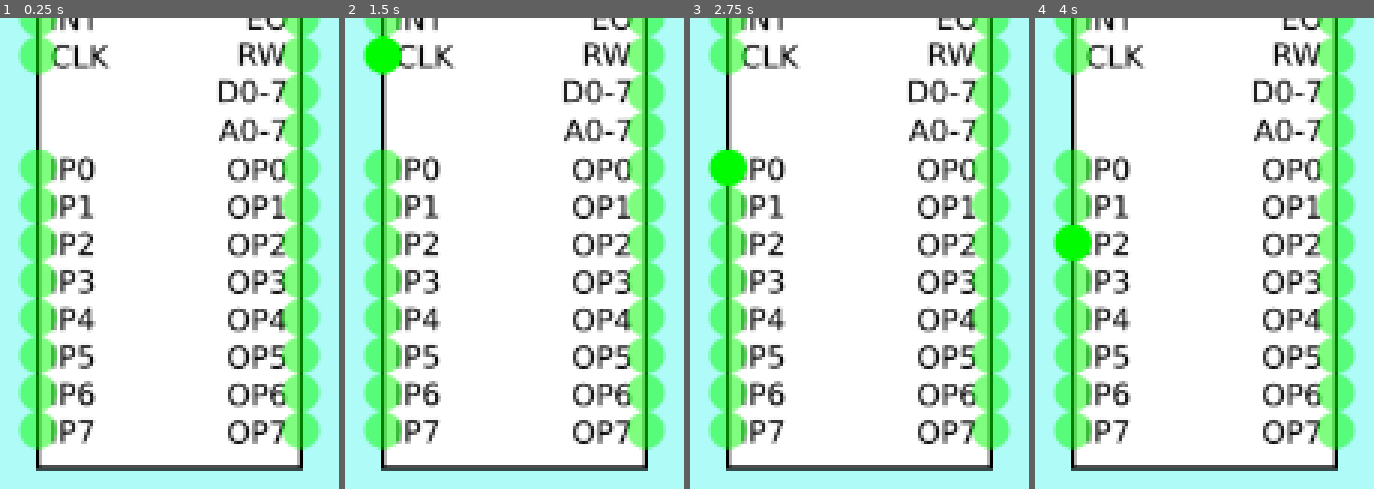
Above: before the commit, frames 1-4 (left to right).
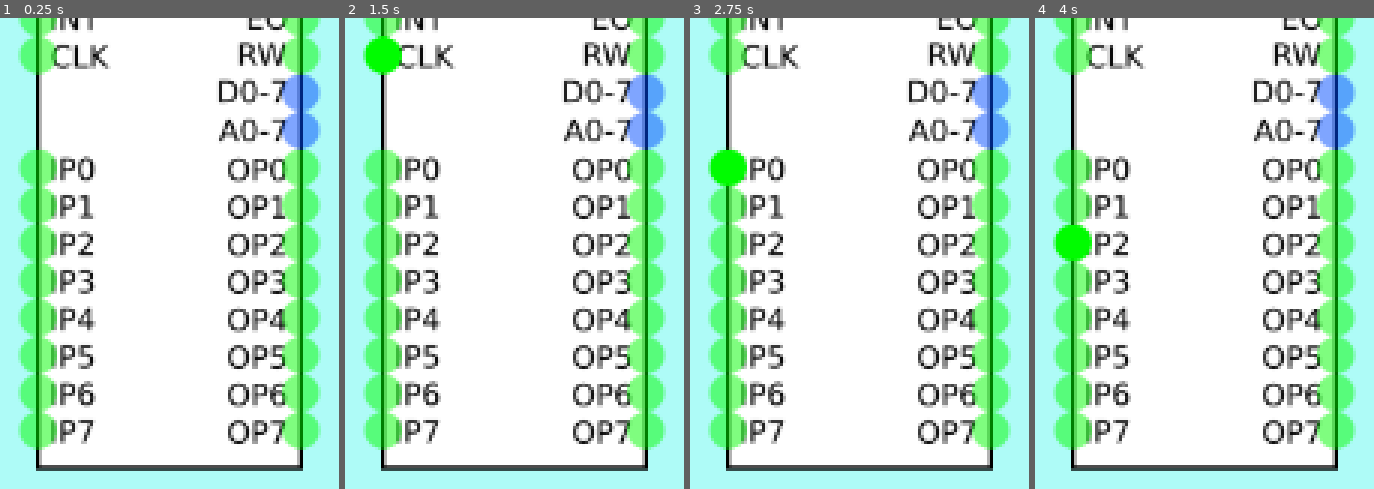
Above: after the commit, the same moments.

Repository: andrew-wilkes/digital-logic
Game: Godot game, scene res://parts/blocks/CPU.tscn
The game is run twice, just before and just after one commit, with the same random seed, the same clock (stepped at 60 frames per second) and the same inputs. This scene is started directly instead of the project's main scene.
Inputs (mouse positions are in pixels of both pictures, inside the frame that each line leads up to):
- Up to frame 1 (0.25 s): no input
- Up to frame 2 (1.5 s): tap Enter at 0.5 s; move the mouse to (514, 206) at 0.52 s; click (514, 206) at 0.67 s; tap Space at 1.25 s; move the mouse to (382, 55) at 1.27 s; click (382, 55) at 1.42 s
- Up to frame 3 (2.75 s): tap Enter at 2 s; move the mouse to (727, 168) at 2.02 s; click (727, 168) at 2.17 s
- Up to frame 4 (4 s): tap Space at 2.75 s; move the mouse to (1072, 206) at 2.77 s; click (1072, 206) at 2.92 s; tap Enter at 3.5 s; move the mouse to (1072, 244) at 3.52 s; click (1072, 244) at 3.67 s

The runs differ from the first frame. In frame 1, 1.5% of the frame differs, in the area x 83-95%, y 12-29%; in frame 2, 1.5%; in frame 3, 1.5%; in frame 4, 1.5%.

Commit message:
Create Bus part

Diff:
--- /dev/null
+++ b/game/parts/blocks/Bus.gd
@@ -0,0 +1,90 @@
+extends Part
+
+var labels =  []
+var resizing = false
+
+func _ready():
+	z_index = 1 # Display above wires
+	set_size()
+	$Inputs.position = Vector2(0, 0)
+	$Outputs.position = Vector2(0, 0)
+	$Area2D.position = Vector2(0, 0)
+	allow_testing()
+	connect_signals()
+	var i = 0
+	for pin in $Inputs.get_children():
+		inputs.append(false)
+		pin.id = i
+		connect_pin(pin)
+		i += 1
+	i = 0
+	for node in $Outputs.get_children():
+		node.id = i
+		node.is_output = true
+		connect_pin(node)
+		outputs.append(false)
+		i += 1
+
+
+func set_size():
+	var length = get_length()
+	$Symbol.points[1].y = length
+	$Symbol.position.y = -length / 2
+	$VBox.rect_size.y = length
+	$VBox.rect_position.y = -length / 2
+
+
+func update_output(pin, state):
+	# Only update on change of state
+	if inputs[pin.id] == state:
+		return
+	if pin.state_changed():
+		pinclick(pin)
+		unstable()
+		return
+	inputs[pin.id] = state
+	if !pin.was_connected_to:
+		pin.was_connected_to = true
+
+
+func _on_TopHandle_button_down():
+	resizing = true
+
+
+func _on_TopHandle_button_up():
+	resizing = false
+
+
+func _on_TopHandle_gui_input(event):
+	resize(event)
+
+
+func _on_BottomHandle_button_down():
+	resizing = true
+
+
+func _on_BottomHandle_button_up():
+	resizing = false
+
+
+func _on_BottomHandle_gui_input(event):
+	resize(event)
+
+
+func resize(event):
+	if resizing and event is InputEventMouseMotion:
+		print(event.position)
+
+
+func get_length():
+	return 40 * ($Inputs.get_child_count() + 1)
+
+
+func get_min_length():
+	# Count connected pins
+	var n = 1
+	for i in $Inputs.get_child_count():
+		if i > 1:
+			if $Inputs.get_child(i).wires.size() > 0 or $Outputs.get_child(i).wires.size() > 0:
+				n = i
+	return n + 1
--- /dev/null
+++ b/game/parts/blocks/Bus.tscn
@@ -0,0 +1,92 @@
+[gd_scene load_steps=7 format=2]
+
+[ext_resource path="res://assets/psqr-3.png" type="Texture" id=1]
+[ext_resource path="res://assets/psqr-1.png" type="Texture" id=2]
+[ext_resource path="res://assets/psqr-2.png" type="Texture" id=3]
+[ext_resource path="res://parts/misc/Pin.tscn" type="PackedScene" id=4]
+[ext_resource path="res://parts/blocks/Bus.gd" type="Script" id=5]
+
+[sub_resource type="RectangleShape2D" id=1]
+extents = Vector2( 4, 18 )
+
+[node name="Bus" type="Node2D"]
+script = ExtResource( 5 )
+is_input_block = true
+is_output_block = true
+
+[node name="Symbol" type="Line2D" parent="."]
+points = PoolVector2Array( 0, 0, 0, 300 )
+width = 8.0
+default_color = Color( 0.4, 0.501961, 1, 1 )
+
+[node name="VBox" type="VBoxContainer" parent="."]
+margin_left = -4.0
+margin_right = 4.0
+margin_bottom = 300.0
+mouse_filter = 2
+__meta__ = {
+"_edit_use_anchors_": false
+}
+
+[node name="TopHandle" type="TextureButton" parent="VBox"]
+margin_right = 8.0
+margin_bottom = 8.0
+texture_normal = ExtResource( 2 )
+texture_pressed = ExtResource( 1 )
+texture_hover = ExtResource( 3 )
+__meta__ = {
+"_edit_use_anchors_": false
+}
+
+[node name="Spacer" type="Control" parent="VBox"]
+margin_top = 12.0
+margin_right = 8.0
+margin_bottom = 288.0
+mouse_filter = 2
+size_flags_vertical = 3
+
+[node name="BottomHandle" type="TextureButton" parent="VBox"]
+margin_top = 292.0
+margin_right = 8.0
+margin_bottom = 300.0
+texture_normal = ExtResource( 2 )
+texture_pressed = ExtResource( 1 )
+texture_hover = ExtResource( 3 )
+__meta__ = {
+"_edit_use_anchors_": false
+}
+
+[node name="Area2D" type="Area2D" parent="."]
+position = Vector2( 0, 150 )
+
+[node name="CollisionShape2D" type="CollisionShape2D" parent="Area2D"]
+position = Vector2( 0, -1.90735e-06 )
+shape = SubResource( 1 )
+
+[node name="Inputs" type="Node2D" parent="."]
+position = Vector2( 20, 90 )
+
+[node name="Pin1" parent="Inputs" instance=ExtResource( 4 )]
+position = Vector2( 0, -20 )
+is_bus = true
+
+[node name="Pin2" parent="Inputs" instance=ExtResource( 4 )]
+position = Vector2( 0, -40 )
+is_bus = true
+
+[node name="Outputs" type="Node2D" parent="."]
+position = Vector2( -20, 150 )
+
+[node name="Pin1" parent="Outputs" instance=ExtResource( 4 )]
+position = Vector2( 0, 20 )
+is_bus = true
+
+[node name="Pin2" parent="Outputs" instance=ExtResource( 4 )]
+position = Vector2( 0, 40 )
+is_bus = true
+[connection signal="button_down" from="VBox/TopHandle" to="." method="_on_TopHandle_button_down"]
+[connection signal="button_up" from="VBox/TopHandle" to="." method="_on_TopHandle_button_up"]
+[connection signal="gui_input" from="VBox/TopHandle" to="." method="_on_TopHandle_gui_input"]
+[connection signal="button_down" from="VBox/BottomHandle" to="." method="_on_BottomHandle_button_down"]
+[connection signal="button_up" from="VBox/BottomHandle" to="." method="_on_BottomHandle_button_up"]
+[connection signal="gui_input" from="VBox/BottomHandle" to="." method="_on_BottomHandle_gui_input"]
--- a/game/parts/blocks/CPU.tscn
+++ b/game/parts/blocks/CPU.tscn
@@ -62,9 +62,11 @@
 
 [node name="Pin3" parent="Outputs" instance=ExtResource( 1 )]
 position = Vector2( 70, -60 )
+is_bus = true
 
 [node name="Pin4" parent="Outputs" instance=ExtResource( 1 )]
 position = Vector2( 70, -40 )
+is_bus = true
 
 [node name="Pin5" parent="Outputs" instance=ExtResource( 1 )]
 position = Vector2( 70, -20 )
--- a/game/parts/misc/Wire.gd
+++ b/game/parts/misc/Wire.gd
@@ -16,7 +16,8 @@
 
 func set_color(state):
 	if is_bus:
-		modulate = g.COLOR_ACTIVE
+		modulate = g.COLOR_BUS
+		width = 4
 	else:
 		if state:
 			modulate = g.COLOR_HIGH
Binary file added: game/assets/psqr-1.png
Not shown, added: game/assets/psqr-1.png.import
Binary file added: game/assets/psqr-2.png
Not shown, added: game/assets/psqr-2.png.import
Binary file added: game/assets/psqr-3.png
Not shown, added: game/assets/psqr-3.png.import
Binary file added: game/assets/wh-sqr.png
Not shown, added: game/assets/wh-sqr.png.import
